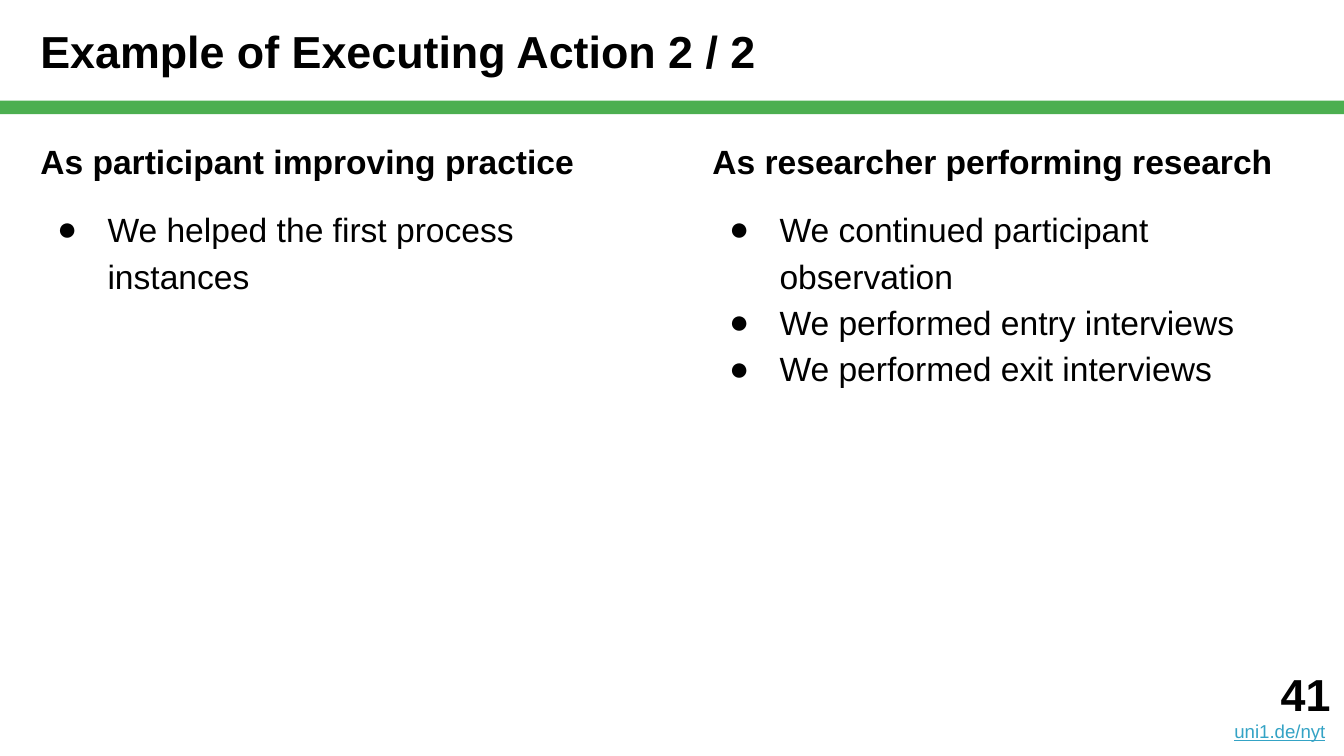
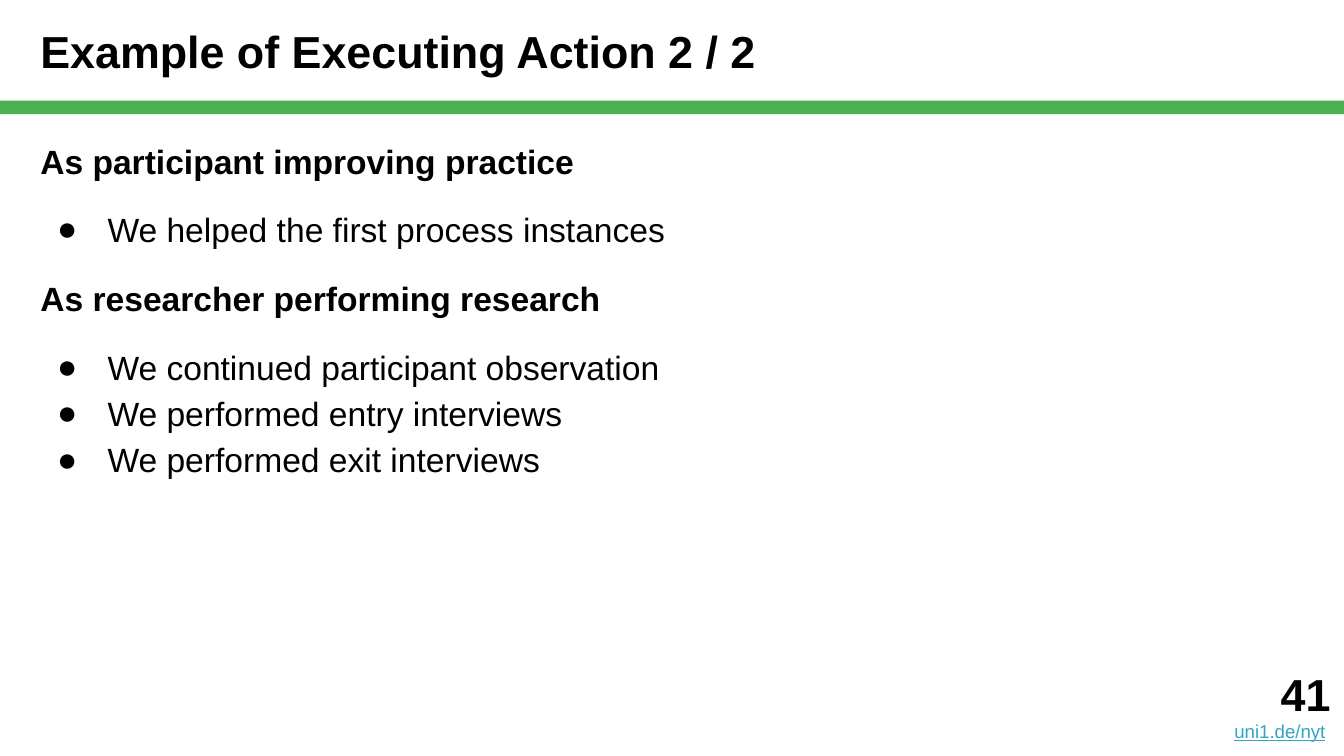
Before and after one commit to dirkriehle/nyt-course, a slide deck: slide 41 of Lecture slides/NYT C04 - Action Research.pptx. Drawn at 1344x756 pixels with LibreOffice and Linux fonts; fonts in the diff are those of the drawing. Boxes give left, top, right and bottom in pixels: in the first picture for what was removed or moved away, otherwise in the second. Text is boxed around its words. In the diff, an @@ line names an element or a change of style, - is before the commit and + after.

Commit message:
Added Action Research (C04) slide update (pre-lecture)

```diff
--- a/Lecture slides/NYT C04 - Action Research.pptx
+++ b/Lecture slides/NYT C04 - Action Research.pptx
@@ text at [40, 149, 665, 248]: paragraphs added @@
+As participant improving practice
+● We helped the first process instances
@@ text "As participant improving practice": place and size @@
-text "As participant improving practice" at [712, 149, 1272, 387]
+text "As participant improving practice" at [40, 149, 665, 479]
@@ text removed at [40, 149, 574, 290] @@
-As participant improving practice
-● We helped the first process instances
@@ text at [40, 286, 600, 317]: more space between paragraphs @@
```
Also in this commit, not shown: 10 other slides changed, 1 other file.
